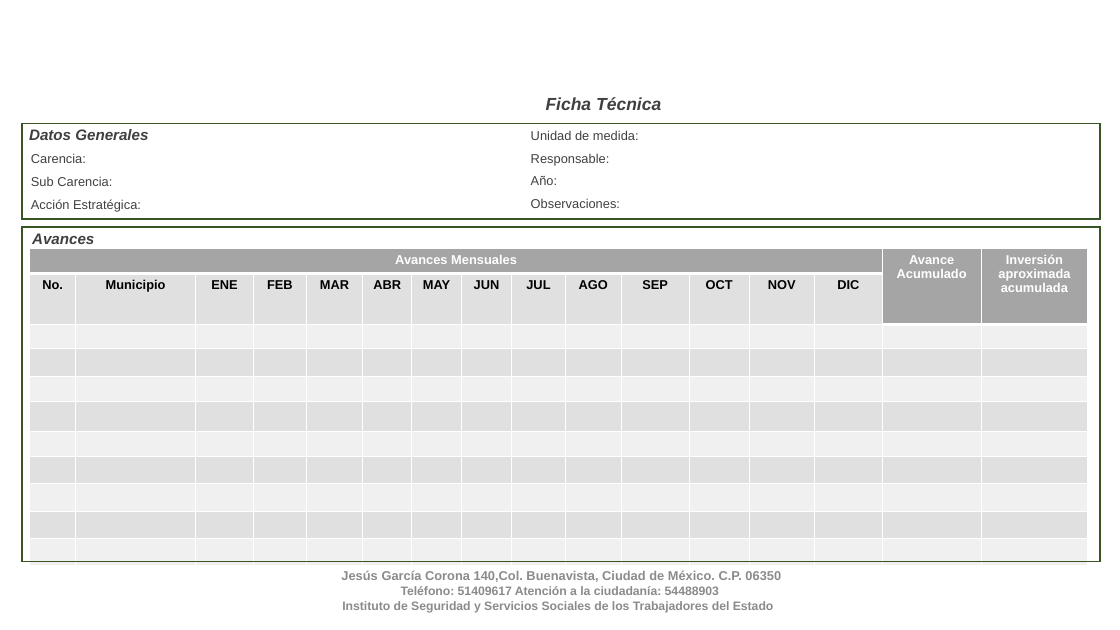
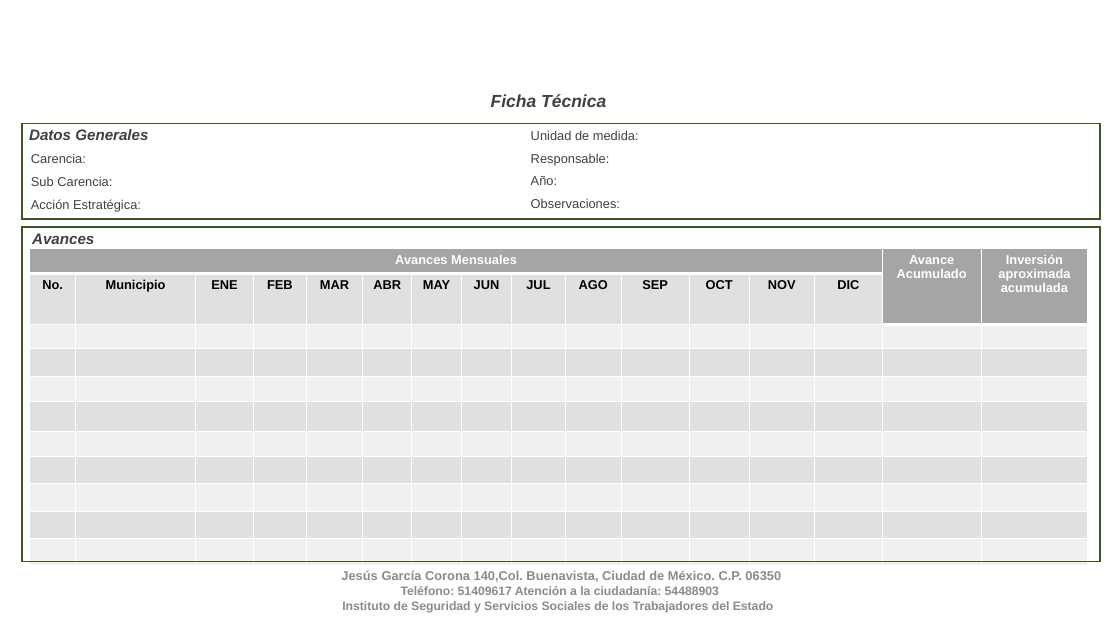
Before and after one commit to fpedro23/djangoISSSTE, a slide deck: slide 2 of djangoISSSTE/static/ppt/Ficha_Tecnica_Avance.pptx. Drawn at 1120x630 pixels with LibreOffice and Linux fonts; fonts in the diff are those of the drawing; background and template pictures are left out. Boxes give left, top, right and bottom in pixels: in the first picture for what was removed or moved away, otherwise in the second. Text is boxed around its words. In the diff, an @@ line names an element or a change of style, - is before the commit and + after.

```diff
--- a/djangoISSSTE/static/ppt/Ficha_Tecnica_Avance.pptx
+++ b/djangoISSSTE/static/ppt/Ficha_Tecnica_Avance.pptx
@@ text "Ficha Técnica": place and size @@
-text "Ficha Técnica" at <box>546,97,661,110</box>
+text "Ficha Técnica" at <box>491,94,606,107</box>
```
Also in this commit, not shown: 1 other slide changed, 5 other files.
